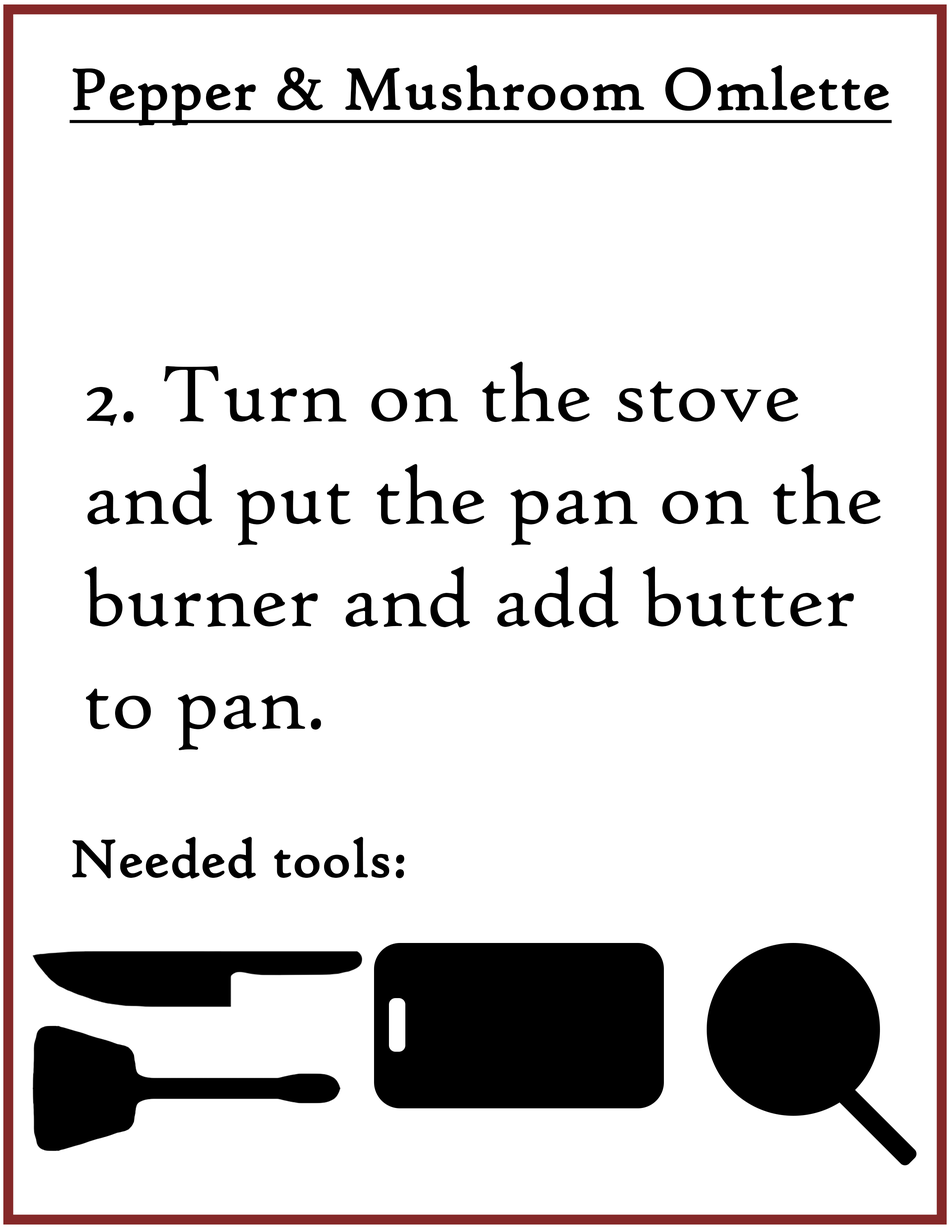
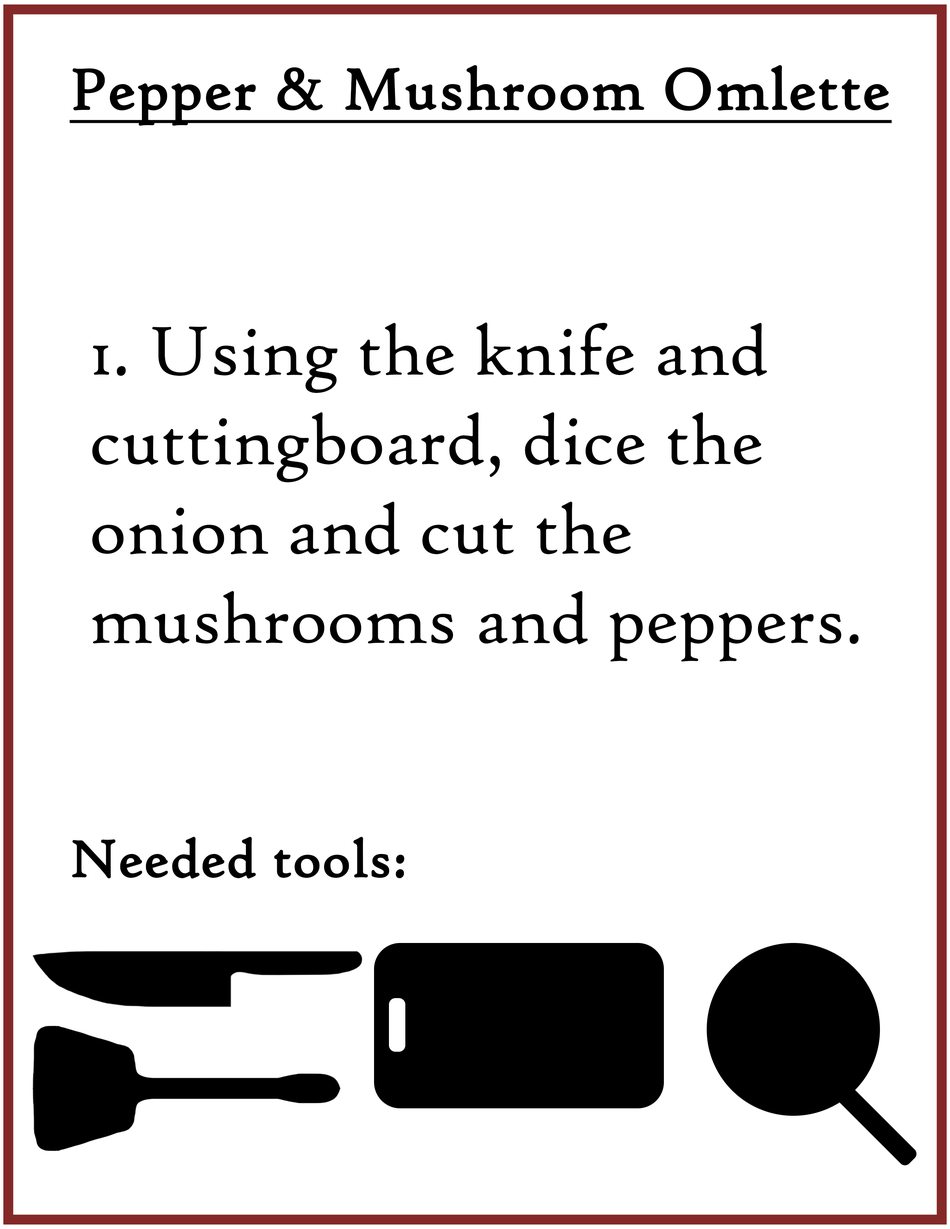
Comparing the layer stacks of the two 950 x 1229 images. Changes:
hid "2. Turn on the stove and put the pan on the burner and add butt" over left=84, top=361, right=881, bottom=751
renamed "1. Using the Knife and Cuttingboard, dice the onion and cut the" to "1. Using the knife and cuttingboard, dice the onion and cut the", showed it, painted on it over left=92, top=322, right=859, bottom=662
